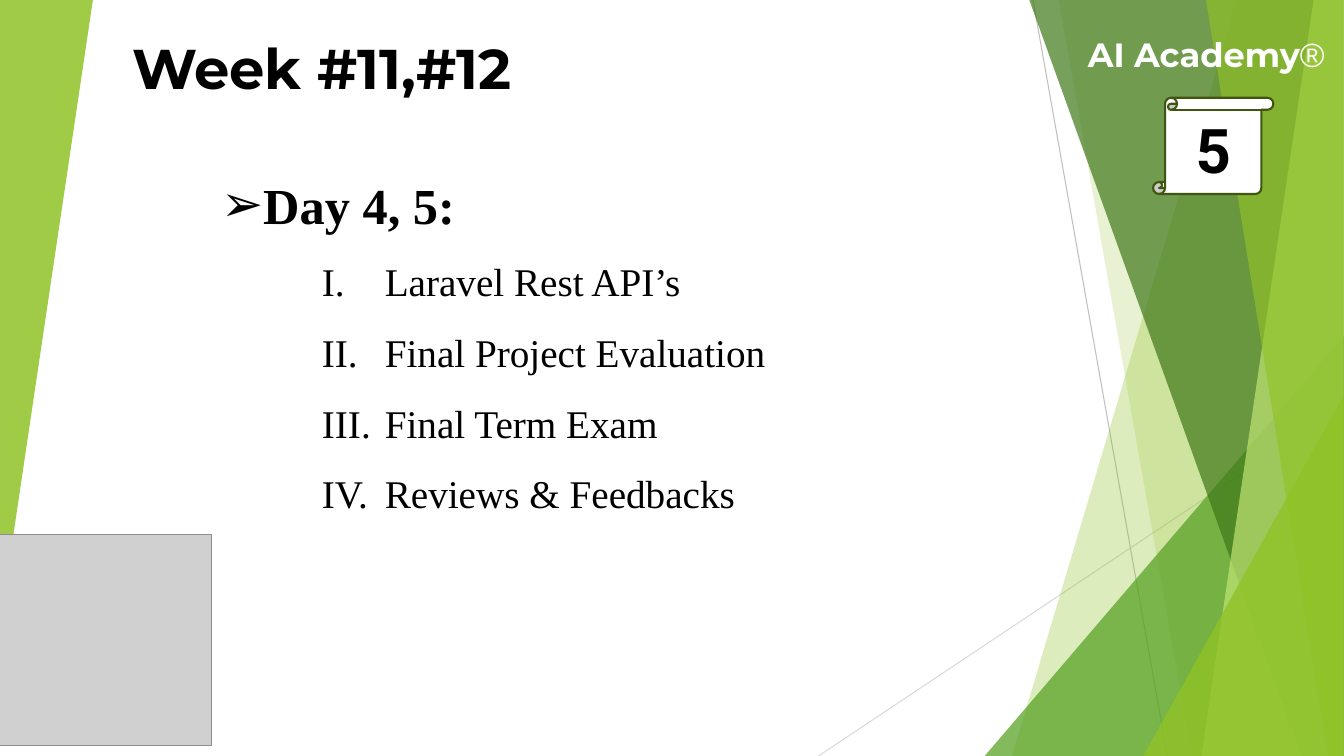
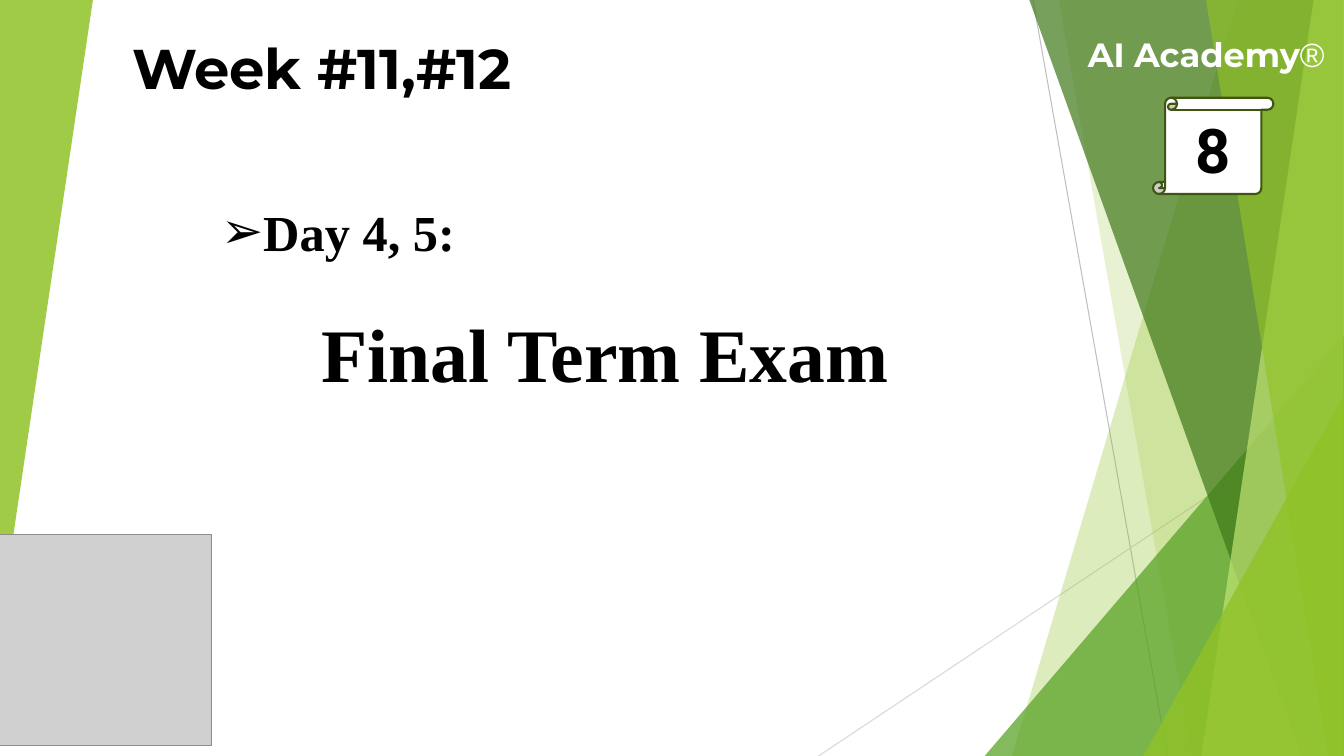
Before and after one commit to theaamirlatif/AI-Academy, a slide deck: slide 8 of Web Development/Lectures/11th, 12th Week Lecture.pptx (slide 2 before the commit). Drawn at 1344x756 pixels with LibreOffice and Linux fonts; fonts in the diff are those of the drawing; grey boxes stand for pictures. Boxes give left, top, right and bottom in pixels: in the first picture for what was removed or moved away, otherwise in the second. Text is boxed around its words. In the diff, an @@ line names an element or a change of style, - is before the commit and + after.

```diff
--- a/Web Development/Lectures/11th, 12th Week Lecture.pptx
+++ b/Web Development/Lectures/11th, 12th Week Lecture.pptx
@@ text in vertical scroll at (x1=1196, y1=128, x2=1231, y2=174): text changed @@
-5
+8
@@ text "Day 4, 5:" moved from (x1=263, y1=190, x2=766, y2=509) to (x1=263, y1=217, x2=888, y2=383) @@
@@ text at (x1=385, y1=268, x2=766, y2=375): paragraphs removed @@
-    I. Laravel Rest API’s
-    II. Final Project Evaluation
@@ text at (x1=322, y1=329, x2=888, y2=383): size 28 to 54 pt, bold on in "Final Term Exam"; bullet I. to none; list level 3 to 1 in "Final Term Exam" @@
@@ text at (x1=385, y1=480, x2=735, y2=509): paragraph removed @@
-    IV. Reviews & Feedbacks
```
Also in this commit, not shown: 1 other slide changed, 6 slides added, 1 other file.
